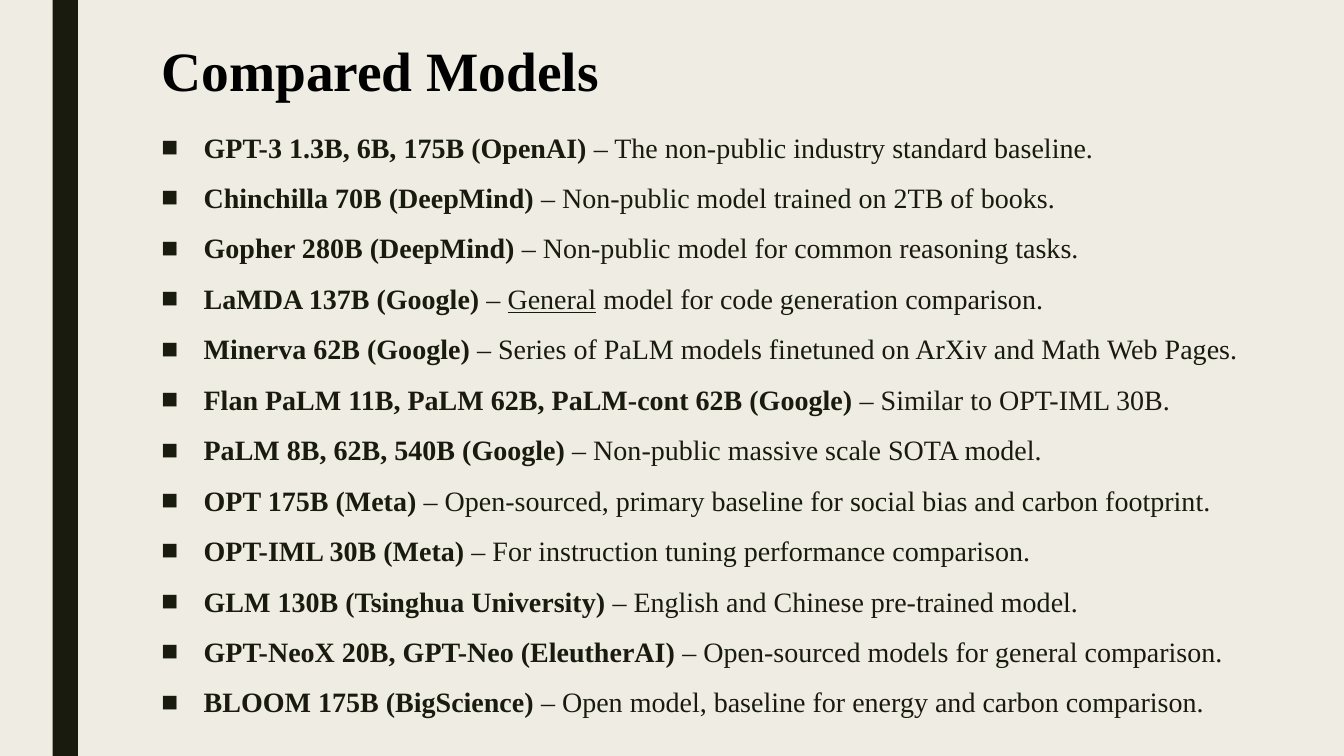
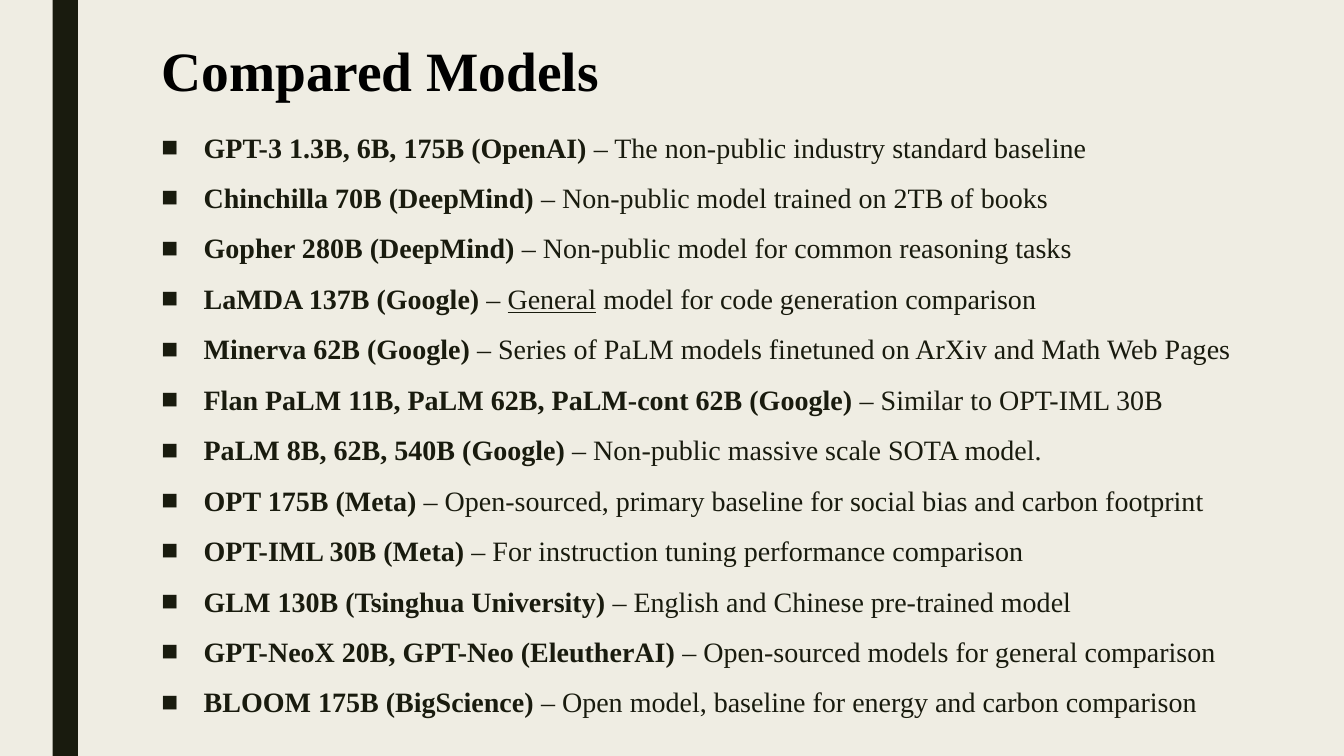
Before and after one commit to shlomi1993/llm-from-scratch, a slide deck: slide 8 of presentation/Lecture Slides.pptx. Drawn at 1344x756 pixels with LibreOffice and Linux fonts; fonts in the diff are those of the drawing. Boxes give left, top, right and bottom in pixels: in the first picture for what was removed or moved away, otherwise in the second. Text is boxed around its words. In the diff, an @@ line names an element or a change of style, - is before the commit and + after.

```diff
--- a/presentation/Lecture Slides.pptx
+++ b/presentation/Lecture Slides.pptx
@@ text at bbox=[204, 138, 1230, 415]: text changed @@
-■ GPT-3 1.3B, 6B, 175B (OpenAI) – The non-public industry standard baseline.
-■ Chinchilla 70B (DeepMind) – Non-public model trained on 2TB of books.
-■ Gopher 280B (DeepMind) – Non-public model for common reasoning tasks.
-■ LaMDA 137B (Google) – General model for code generation comparison.
-■ Minerva 62B (Google) – Series of PaLM models finetuned on ArXiv and Math Web Pages.
-■ Flan PaLM 11B, PaLM 62B, PaLM-cont 62B (Google) – Similar to OPT-IML 30B.
+■ GPT-3 1.3B, 6B, 175B (OpenAI) – The non-public industry standard baseline
+■ Chinchilla 70B (DeepMind) – Non-public model trained on 2TB of books
+■ Gopher 280B (DeepMind) – Non-public model for common reasoning tasks
+■ LaMDA 137B (Google) – General model for code generation comparison
+■ Minerva 62B (Google) – Series of PaLM models finetuned on ArXiv and Math Web Pages
+■ Flan PaLM 11B, PaLM 62B, PaLM-cont 62B (Google) – Similar to OPT-IML 30B
@@ text at bbox=[204, 491, 1216, 667]: text changed @@
-■ OPT 175B (Meta) – Open-sourced, primary baseline for social bias and carbon footprint.
-■ OPT-IML 30B (Meta) – For instruction tuning performance comparison.
-■ GLM 130B (Tsinghua University) – English and Chinese pre-trained model.
-■ GPT-NeoX 20B, GPT-Neo (EleutherAI) – Open-sourced models for general comparison.
-■ BLOOM 175B (BigScience) – Open model, baseline for energy and carbon comparison.
+■ OPT 175B (Meta) – Open-sourced, primary baseline for social bias and carbon footprint
+■ OPT-IML 30B (Meta) – For instruction tuning performance comparison
+■ GLM 130B (Tsinghua University) – English and Chinese pre-trained model
+■ GPT-NeoX 20B, GPT-Neo (EleutherAI) – Open-sourced models for general comparison
+■ BLOOM 175B (BigScience) – Open model, baseline for energy and carbon comparison
```
Also in this commit, not shown: 12 other slides changed, 3 other files.
